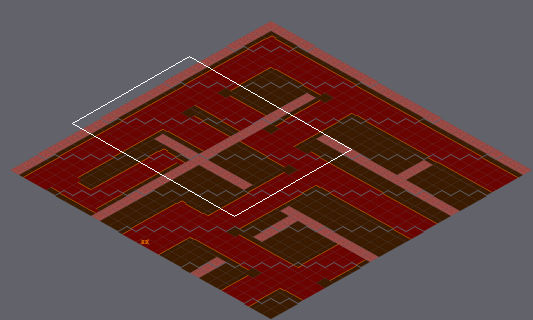
Tiled map (JSON) -- assets/tiledmap/Levels/level2.json. The first picture is a wide view before the edit; the outline marks the close-up.
Close-up. The starting point:
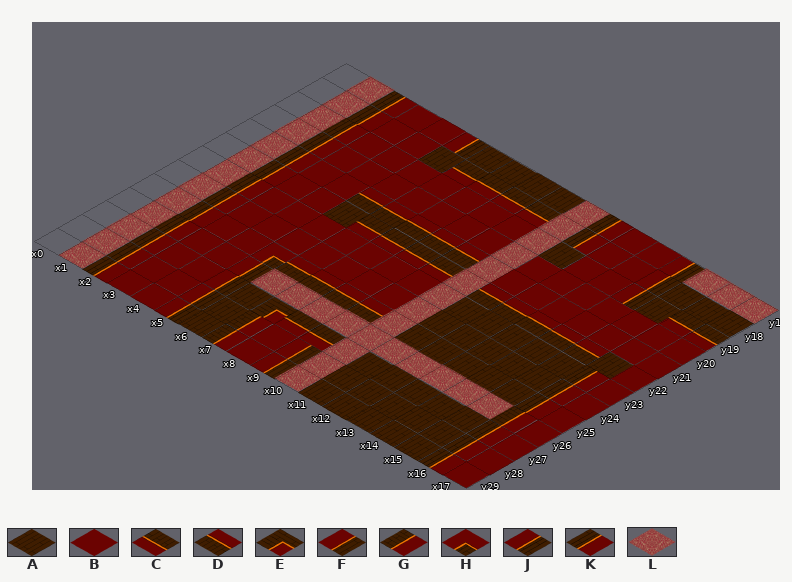
Cells are 182x104 px. Isometric: x runs down to the right, y down to the left. Shown: x 0..17, y 17..29. The commit also changed other parts of the map, which this record leaves out.
Key: from "floor": A 0 flipped left-right, B 1, C 4 flipped left-right, D 4 flipped up-down, E 5, F 6 flipped up-down, G 8 turned 180, H 9 flipped left-right, J 10 flipped left-right, K 10 flipped up-down; from "wall": L 0.
_ is an empty cell.
Layer "floor" before, first column x 0:
17 _LKBBJAAAALKBBJLLL
18 _LKBBACCCCLKBBJAAA
19 _LKBBBBBBBLABBJACC
20 _LKBBBBBBBLBBBBBBB
21 _LKBBDDDDDLBBBBBBB
22 _LKBBACCCCLDDDDDAB
23 _LKBBBBBBBLAAAAAKB
24 _LKBBBBBBBLAAAAAKB
25 _LKBBHDDDDLAAAAAKB
26 _LKBBJLLLLLLLLLLGB
27 _LKBBJAECCLAAAAAKB
28 _LKBBJAGBFLAAAAAKB
29 _LKBBJAGBFLAAAAAKB
And afterwards:
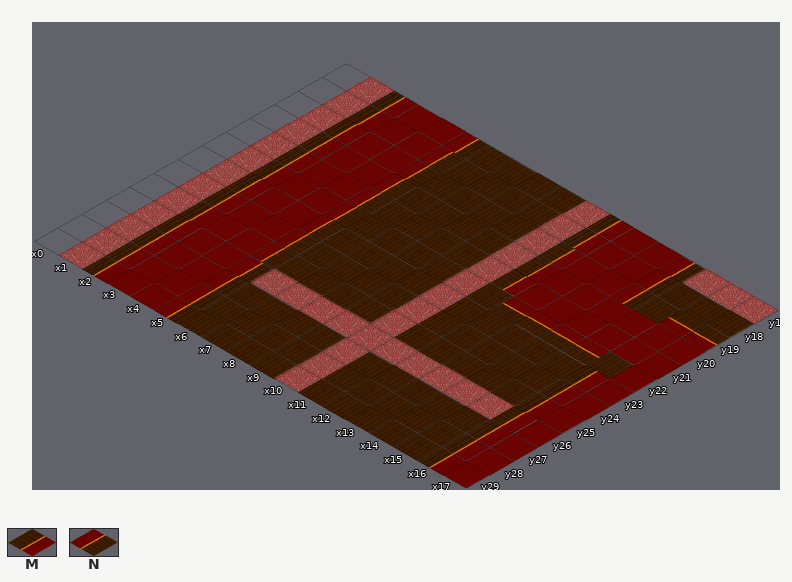
Further tiles: from "floor": M 4, N 4 turned 180.
Diff:
{"where": "layer \"floor\""}
{"y":18,"x":5,"old":"ACCCC","new":"NAAAA"}
{"y":19,"x":5,"old":"BBBBB","new":"NAAAA"}
{"y":19,"x":11,"old":"A","new":"M"}
{"y":20,"x":5,"old":"BBBBB","new":"NAAAA"}
{"y":20,"x":11,"old":"B","new":"M"}
{"y":21,"x":5,"old":"DDDDD","new":"NAAAA"}
{"y":21,"x":11,"old":"B","new":"M"}
{"y":22,"x":5,"old":"ACCCC","new":"NAAAA"}
{"y":22,"x":11,"old":"D","new":"A"}
{"y":23,"x":5,"old":"BBBBB","new":"NAAAA"}
{"y":24,"x":5,"old":"BBBBB","new":"NAAAA"}
{"y":25,"x":5,"old":"HDDDD","new":"NAAAA"}
{"y":27,"x":7,"old":"ECC","new":"AAA"}
{"y":28,"x":7,"old":"GBF","new":"AAA"}
{"y":29,"x":7,"old":"GBF","new":"AAA"}
{"where": "layer \"wall\""}
{"y":19,"x":1,"old":"_","new":"L"}
{"y":23,"x":1,"old":"_","new":"L"}
{"y":26,"x":1,"old":"_","new":"L"}
